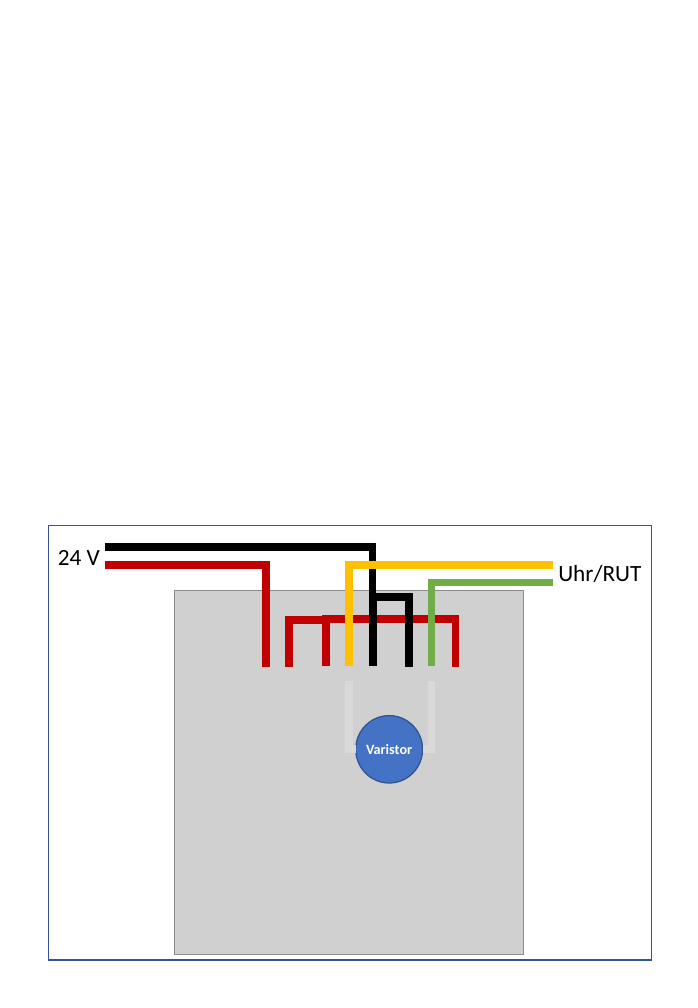
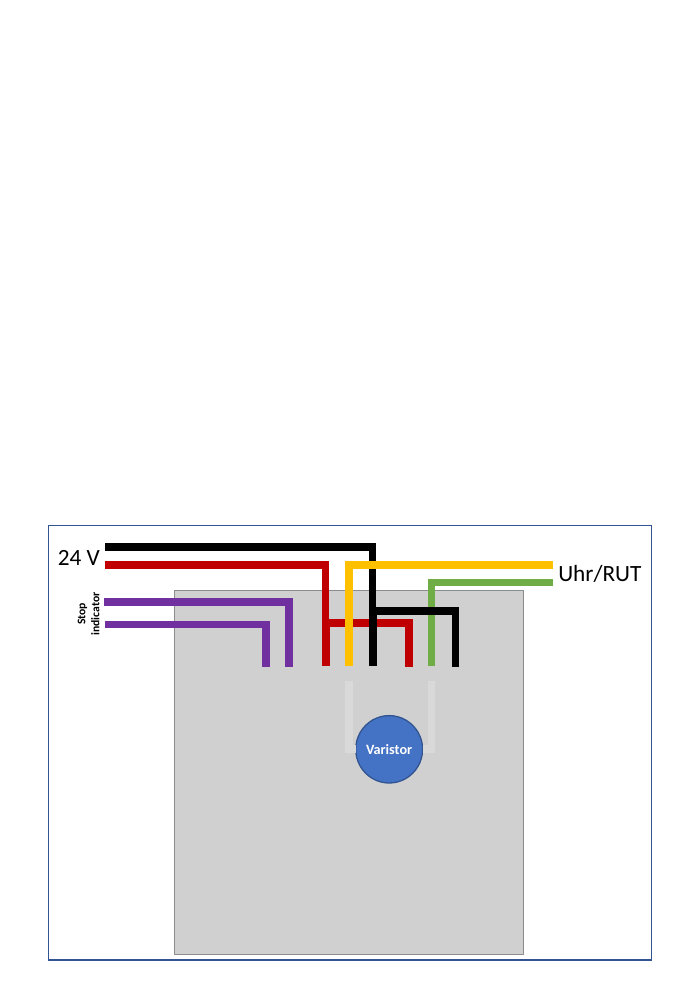
Before and after one commit to tellurianinteractive/Tellurian.Trains.ClockPulseService, a slide deck: slide 1 of Documentation/Documentation.pptx. Drawn at 698x1008 pixels with LibreOffice and Linux fonts; fonts in the diff are those of the drawing; grey boxes stand for pictures. Boxes give left, top, right and bottom in pixels: in the first picture for what was removed or moved away, otherwise in the second. Text is boxed around its words. In the diff, an @@ line names an element or a change of style, - is before the commit and + after.

```diff
--- a/Documentation/Documentation.pptx
+++ b/Documentation/Documentation.pptx
@@ elbow line moved from (105, 566) - (266, 667) to (105, 566) - (326, 666) @@
@@ text added at [74,597,102,635], 9 pt, text #000000, bold @@
+Stop indicator
@@ elbow line added from (104, 602) to (289, 667), #7030A0 6 pt @@
@@ elbow line added from (104, 624) to (266, 667), #7030A0 6 pt @@
@@ elbow line removed from (326, 666) to (289, 667) @@
@@ elbow line moved from (455, 667) - (327, 665) to (409, 667) - (327, 665) @@
@@ elbow line moved from (409, 667) - (373, 665) to (455, 667) - (373, 665) @@
```
Also in this commit, not shown: 18 other files.
